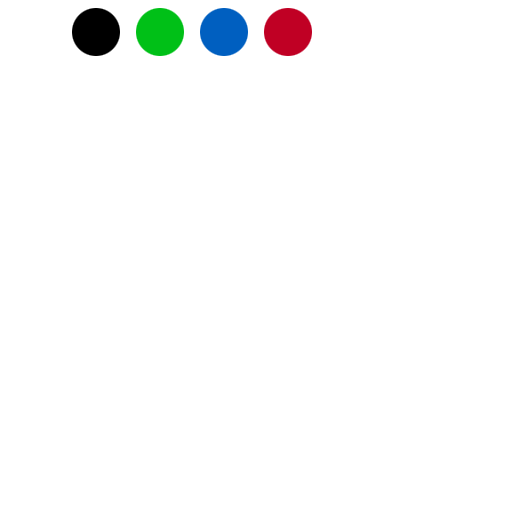
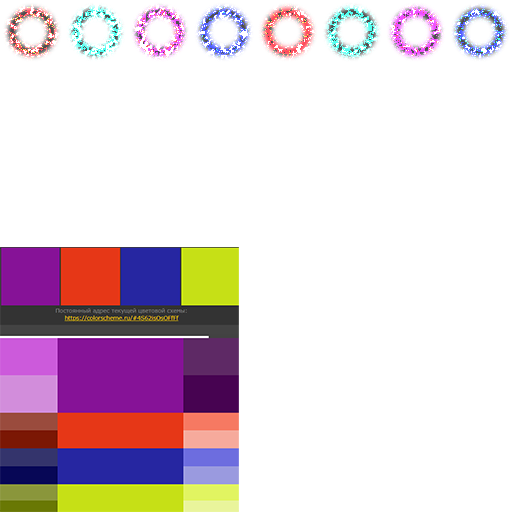
Layers edited between the first and the second 512×512 image:
added layer "Слой 2" above "Группа 1 копия" over (x1=0, y1=247, x2=239, y2=512)
added layer "Группа 1 копия" (exclusion) above "Группа 1" over (x1=3, y1=3, x2=509, y2=61)
moved "Слой 1 копия 4" into group "Группа 1", painted on it over (x1=264, y1=8, x2=312, y2=56)
moved "Слой 1 копия 3" into group "Группа 1", painted on it over (x1=200, y1=8, x2=248, y2=56)
moved "Слой 1 копия 2" into group "Группа 1", painted on it over (x1=136, y1=8, x2=184, y2=56)
moved "Слой 1 копия" into group "Группа 1", painted on it over (x1=72, y1=8, x2=120, y2=56)
moved "Слой 1" into group "Группа 1", painted on it over (x1=8, y1=8, x2=56, y2=56)
